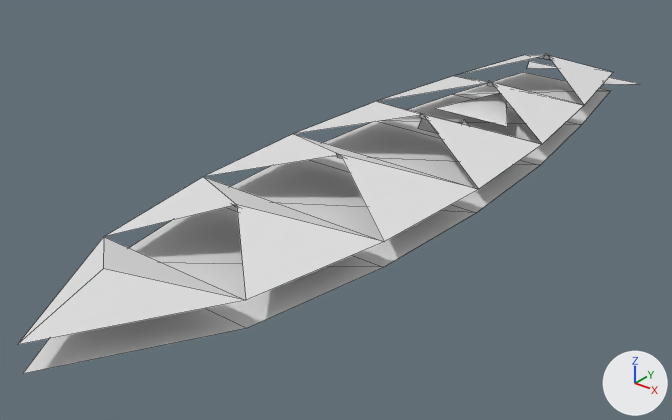
A saved change to the OBJ model GameData/Meshes/Designs/vesper/vesper_transport_mk3_47.obj.
Camera for both pictures: a camera (50 mm lens) standing at (6.39, -9.92, 4.89) and looking at (-0.37, -1.46, -0.36). The lights are fixed; the arrows at lower right show +X, +Y and +Z. The older version comes first. Mesh edges are drawn as thin lines. Where no turn or scale is listed for an object, it has been applied to the vertices. Vertices at exactly the same position are counted once.

Names of what the first picture shows: 'vesper_transport_mk3_47'.
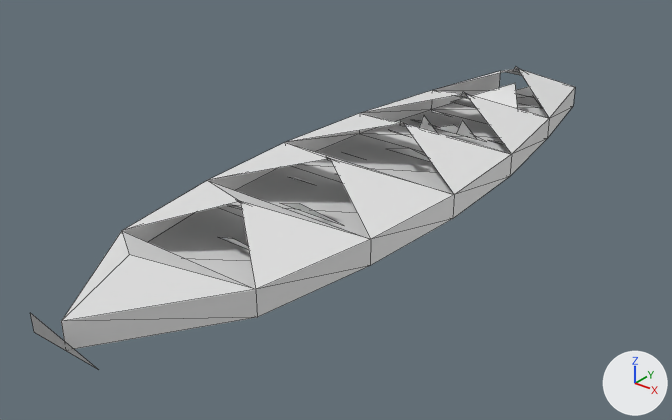
The change, as a diff of the scene's bpy script:
```diff
--- a/GameData/Meshes/Designs/vesper/vesper_transport_mk3_47.obj.py
+++ b/GameData/Meshes/Designs/vesper/vesper_transport_mk3_47.obj.py
@@ me_vesper_transport_mk3_47 @@
 # used by ob_vesper_transport_mk3_47; location = (0.0, 0.0, 0.0)
-me_vesper_transport_mk3_47.from_pydata(...)  # 62 vertices, 39 faces; spans x -1.45..1.45, y -6.35..4.9, z 0.0..0.68
+me_vesper_transport_mk3_47.from_pydata(...)  # 101 vertices, 76 faces; spans x -1.31..1.31, y -6.19..3.38, z 0.0..0.7
+# me_vesper_transport_mk3_47 part 1: the loose piece of 19 vertices spanning x -1.45..1.45, y -6.35..4.26, z 0.31..0.63 is rebuilt with 32 vertices and now spans x -1.31..1.31, y -5.9..3.16, z 0.0..0.65
+# me_vesper_transport_mk3_47 part 2: the loose piece of 3 vertices spanning x -0.61..0.61, y 1.16..2.17, z 0.24..0.37 is rebuilt with 3 vertices and now spans x -0.58..0.58, y 1.53..2.44, z 0.25..0.43
+# me_vesper_transport_mk3_47 part 3: the loose piece of 3 vertices spanning x -0.45..-0.1, y 0.34..0.49, z 0.17..0.46 is rebuilt with 3 vertices and now spans x -0.42..-0.09, y 0.33..0.47, z 0.17..0.46
+# me_vesper_transport_mk3_47 part 4: the loose piece of 3 vertices spanning x 0.1..0.45, y 0.51..0.66, z 0.17..0.46 is rebuilt with 3 vertices and now spans x 0.09..0.42, y 0.49..0.63, z 0.17..0.46
+# me_vesper_transport_mk3_47 part 5: 6 loose pieces with 18 vertices, spanning x -1.03..1.03, y -1.93..4.9, z 0.0..0.68, are deleted
+# me_vesper_transport_mk3_47 part 6
+# 13 vertices are removed from x -1.45..1.45, y -6.35..4.26, z 0.0
+# 11 faces are deleted
+# 47 vertices are added at x -0.97..0.97, y -6.19..3.38, z 0.0..0.67
+# 5 new vertices lie (0.14, -0.19, 0.14) away from vertices in x -0.14, y -3.44..2.6, z 0.56
+# 5 new vertices lie (0.14, 0.19, -0.14) away from vertices in x 0.0, y -3.63..2.41, z 0.7
+# 19 new faces join them
+# other edits to the shape of me_vesper_transport_mk3_47 do not show in these pictures
```

Pixel boxes [x1, y1, x2, y2] of what changed, in the pictures (672 x 420 px):
'vesper_transport_mk3_47', reshaped (12% narrower): before [18, 53, 639, 374]; after [30, 66, 575, 368]
part 1 of me_vesper_transport_mk3_47, rebuilt (14% narrower): before [18, 55, 613, 344]; after [61, 69, 575, 349]
part 2 of me_vesper_transport_mk3_47, rebuilt: before [436, 93, 508, 126]; after [451, 83, 518, 109]
part 3 of me_vesper_transport_mk3_47, rebuilt: before [418, 118, 436, 133]; after [419, 115, 437, 133]
part 4 of me_vesper_transport_mk3_47, rebuilt: before [462, 120, 468, 125]; after [456, 120, 476, 139]
part 5 of me_vesper_transport_mk3_47, deleted: before [336, 53, 639, 158]
part 6 of me_vesper_transport_mk3_47, built on: before [23, 72, 611, 374]; after [30, 66, 542, 368]
